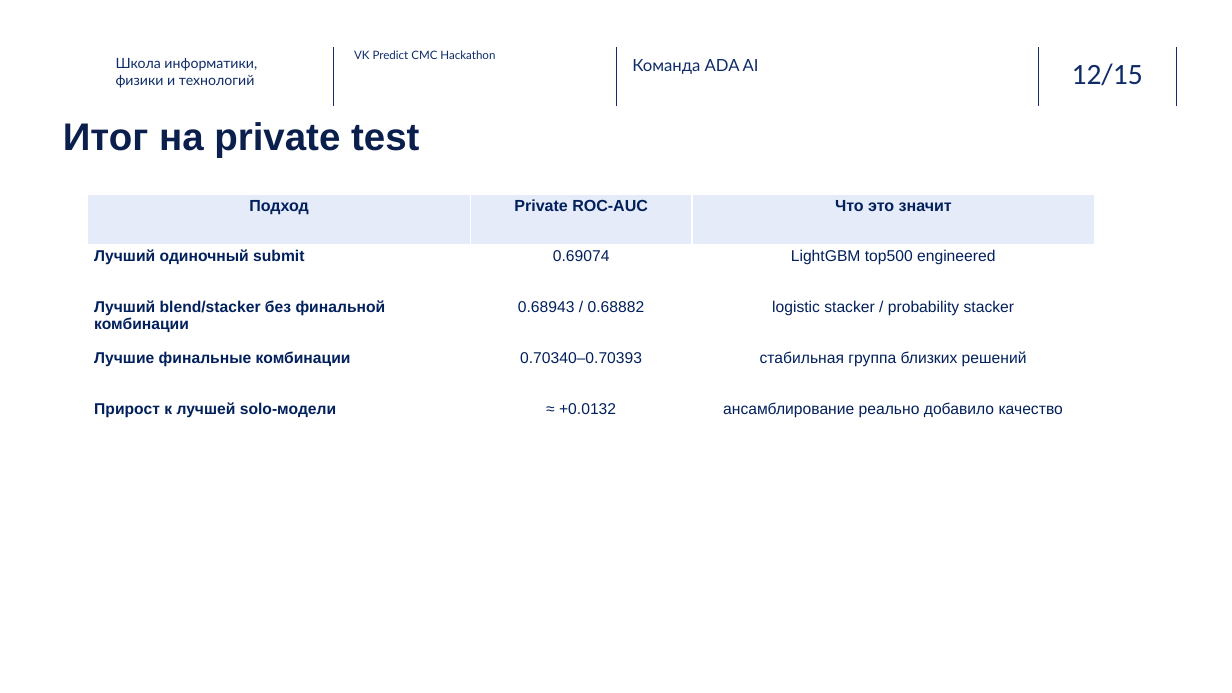
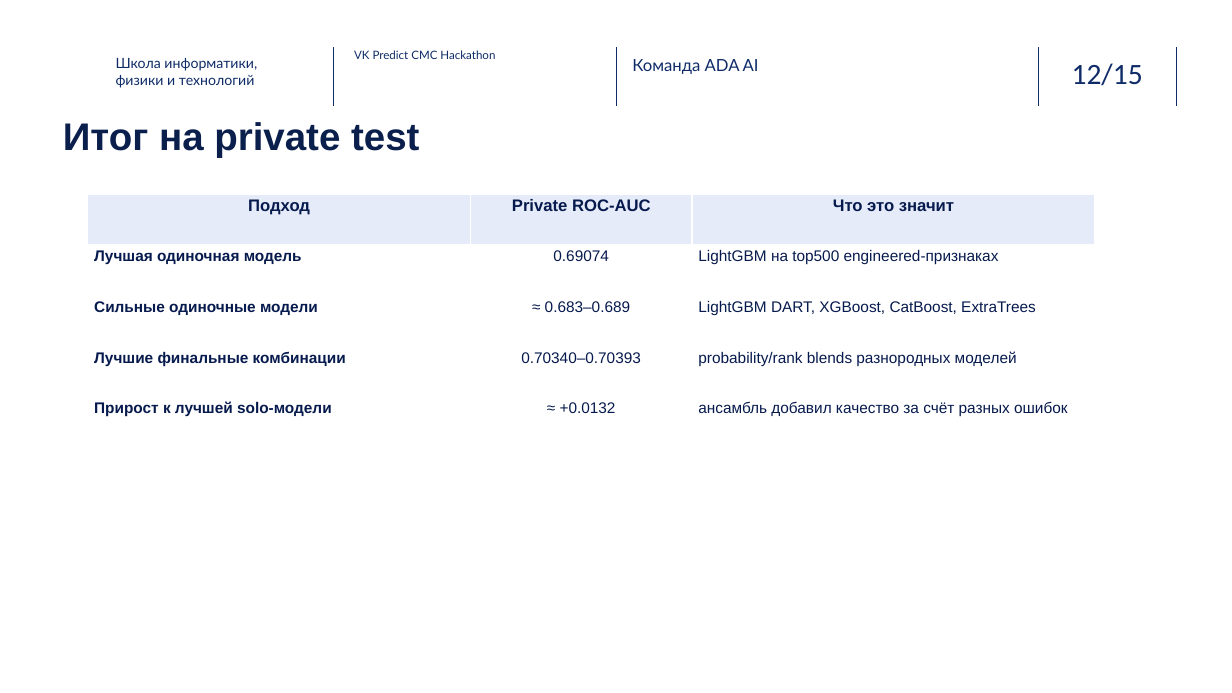
Before and after one commit to medlopi/ml-project-adaai_VK_predict_hackathon, a slide deck: slide 12 of presentation/vk_predict_cmc.pptx. Drawn at 1232x693 pixels with LibreOffice and Linux fonts; fonts in the diff are those of the drawing; background and template pictures are left out. Boxes give left, top, right and bottom in pixels: in the first picture for what was removed or moved away, otherwise in the second. Text is boxed around its words. In the diff, an @@ line names an element or a change of style, - is before the commit and + after.

```diff
--- a/presentation/vk_predict_cmc.pptx
+++ b/presentation/vk_predict_cmc.pptx
@@ table at [88, 194, 1095, 448] @@
-row 2, column 1: Лучший одиночный submit
+row 2, column 1: Лучшая одиночная модель
-row 2, column 3: LightGBM top500 engineered
+row 2, column 3: LightGBM на top500 engineered-признаках
-row 3: Лучший blend/stacker без финальной комбинации | 0.68943 / 0.68882 | logistic stacker / probability stacker
+row 3: Сильные одиночные модели | ≈ 0.683–0.689 | LightGBM DART, XGBoost, CatBoost, ExtraTrees
-row 4, column 3: стабильная группа близких решений
+row 4, column 3: probability/rank blends разнородных моделей
-row 5, column 3: ансамблирование реально добавило качество
+row 5, column 3: ансамбль добавил качество за счёт разных ошибок
@@ size 12.5 to 13 pt in "Подход", "Private ROC-AUC", "Что это значит" @@
@@ text colour #02205B to #061A4D in "Подход", "Private ROC-AUC", "Что это значит", "0.69074" and 4 more places @@
@@ size 12.2 to 12 pt in "0.69074", "Лучшие финальные комбинации", "0.70340–0.70393", "Прирост к лучшей solo-модели" and 1 more places @@
```
Also in this commit, not shown: 3 other slides changed.
